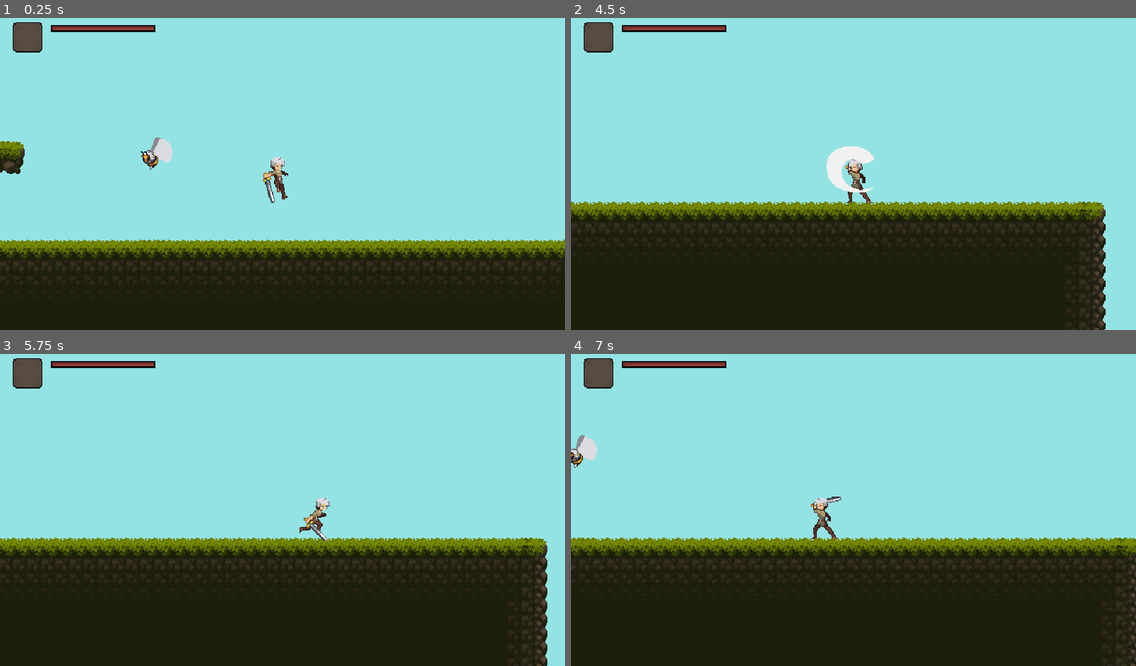
Above: before the commit, frames 1-4 (two rows, left to right).
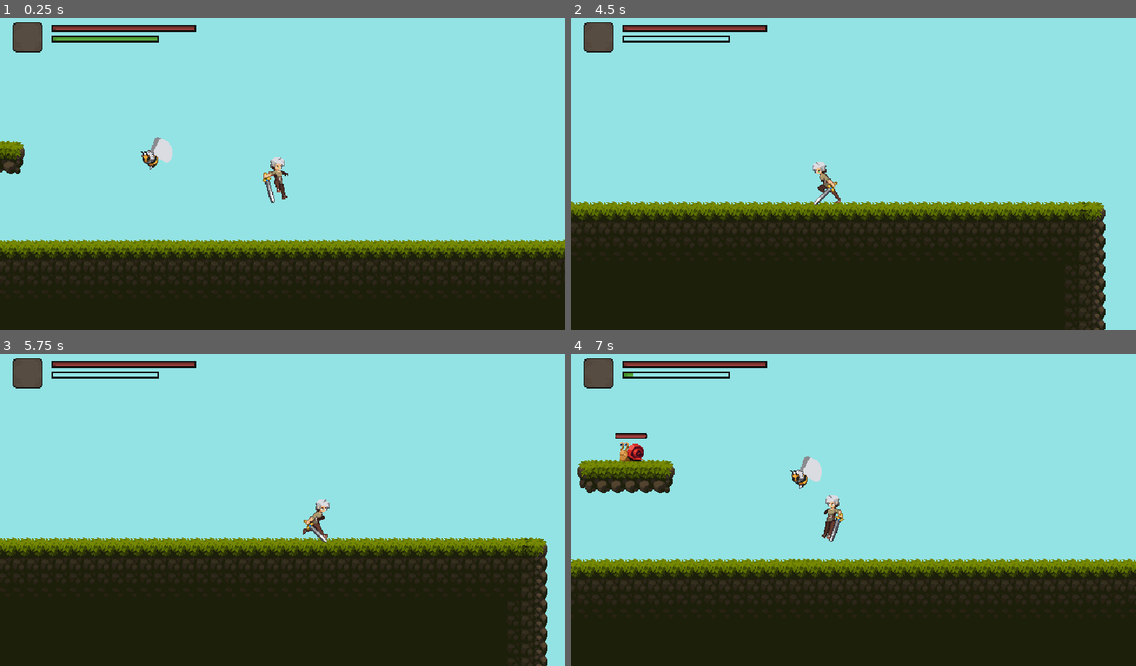
Above: after the commit, the same moments.

Repository: Dewin154/Project_Lynx
Game: Godot game, scene res://levels/test_level.tscn
Same seed, same stepped clock (60 frames per second), same inputs: the game is played once before the commit and once after it.
Inputs:
- Up to frame 1 (0.25 s): no input
- Up to frame 2 (4.5 s): hold D (move_right) 0.53-2.03 s; tap Keypad 1 (attack) every 0.75 s from 0.6 to 4.35 s; tap W (jump) at 0.77, 1.52, 3.02, 3.77 s; hold A (move_left) 2.03-2.78 s; hold D (move_right) 2.78-4.28 s; hold A (move_left) from 4.28 s (still down)
- Up to frame 3 (5.75 s): tap W (jump) at 4.52 s; release A (move_left) at 5.03 s; hold D (move_right) from 5.03 s (still down); tap Keypad 1 (attack) at 5.1 s
- Up to frame 4 (7 s): release D (move_right) at 5.78 s; hold A (move_left) from 5.78 s (still down); tap Keypad 1 (attack) at 5.85, 6.6 s; tap W (jump) at 6.02, 6.77 s

The runs differ from the first frame. In frame 1, 0.6% of the frame differs, in the area x 9-35%, y 2-8%; in frame 2, 1.5%; in frame 3, 0.7%; in frame 4, 14%, in the area x 0-100%, y 2-100%.

Commit message:
Player Staminabar implemented

Diff:
--- a/enemies/bee/bee.gd
+++ b/enemies/bee/bee.gd
@@ -4,7 +4,7 @@
 enum State {Fly, Attack, Hit}
 
 var health = 40
-
+var temp = 0
 
 
 # Called when the node enters the scene tree for the first time.
--- a/levels/test_level.tscn
+++ b/levels/test_level.tscn
@@ -8,6 +8,7 @@
 [ext_resource type="Texture2D" uid="uid://i0go1lnnqldj" path="res://graphics/HUD/player_health_border.png" id="6_hg4k8"]
 [ext_resource type="Texture2D" uid="uid://dwl5fqv5ahw2i" path="res://graphics/HUD/health_enemy.png" id="7_l2hid"]
 [ext_resource type="PackedScene" uid="uid://c4ig87q4vy1ni" path="res://enemies/bee/bee.tscn" id="8_lit4m"]
+[ext_resource type="Texture2D" uid="uid://cmoicu3812l14" path="res://graphics/HUD/stamina_bar.png" id="8_nkpr3"]
 
 [sub_resource type="TileSetAtlasSource" id="TileSetAtlasSource_4fpe4"]
 texture = ExtResource("1_o3lbo")
@@ -558,7 +559,7 @@
 motion_mirroring = Vector2(6480, 0)
 
 [node name="Sprite2D" type="Sprite2D" parent="ParallaxBackground/ParallaxLayer"]
-position = Vector2(-2416, -3271)
+position = Vector2(-2416, -3266)
 scale = Vector2(13.4979, 13.9228)
 texture = ExtResource("4_3ii68")
 centered = false
@@ -571,19 +572,37 @@
 texture = ExtResource("5_vt3ck")
 
 [node name="PlayerHealthBorder" type="Sprite2D" parent="CanvasLayerPlayerHUD"]
-position = Vector2(116.5, 18)
-scale = Vector2(2.05172, 2)
+position = Vector2(140, 18)
+scale = Vector2(2.82759, 2)
 texture = ExtResource("6_hg4k8")
 
 [node name="Healthbar" type="TextureProgressBar" parent="CanvasLayerPlayerHUD"]
-offset_left = 59.0
+anchors_preset = -1
+anchor_right = 0.0703125
+offset_left = 59.9999
 offset_top = 16.0
-offset_right = 174.0
+offset_right = 175.0
 offset_bottom = 20.0
+max_value = 1000.0
 value = 100.0
 nine_patch_stretch = true
 texture_progress = ExtResource("7_l2hid")
 metadata/_edit_use_anchors_ = true
 
+[node name="StaminaBorder" type="Sprite2D" parent="CanvasLayerPlayerHUD"]
+position = Vector2(119, 30)
+scale = Vector2(2.10345, 2)
+texture = ExtResource("6_hg4k8")
+
+[node name="Staminabar" type="TextureProgressBar" parent="CanvasLayerPlayerHUD"]
+offset_left = 60.0
+offset_top = 28.0
+offset_right = 178.0
+offset_bottom = 32.0
+max_value = 1000.0
+value = 100.0
+nine_patch_stretch = true
+texture_progress = ExtResource("8_nkpr3")
+
 [node name="Bee" parent="." instance=ExtResource("8_lit4m")]
 position = Vector2(173, 165)
--- a/player/player.gd
+++ b/player/player.gd
@@ -4,7 +4,9 @@
 const GRAVITY = 1000
 const SPEED = 300
 const JUMP = -500
-const BASE_HEALTH = 100
+const BASE_HEALTH = 500
+const BASE_STAMINA = 250
+const STAMINA_REGEN_AMOUNT = 1
 
 @onready var animated_sprite_2d: AnimatedSprite2D = $AnimatedSprite2D
 @onready var attack_timer: Timer = $AttackTimer
@@ -12,13 +14,17 @@
 @onready var jump_buffer_timer: Timer = $JumpBufferTimer
 @onready var sword_hitbox_collison_shape: CollisionShape2D = $SwordHitbox/CollisionShape2D
 @onready var healthbar: TextureProgressBar = $"../CanvasLayerPlayerHUD/Healthbar"
+@onready var staminabar: TextureProgressBar = $"../CanvasLayerPlayerHUD/Staminabar"
+@onready var stamina_refill_timer: Timer = $StaminaRefillTimer
 
 enum State {Idle, Run, Jump, Fall, Attack, Dead}
 
 var health = BASE_HEALTH
+var stamina = BASE_STAMINA
 var current_state
 var last_state
 var direction #-1,0,1
+var light_attack = 50
 var jump_animation_already_playing = false
 var fall_animation_already_playing = false
 var is_attacking = false
@@ -27,9 +33,19 @@
 var can_deal_damage = true
 var coyote_available = false
 var jump_buffer_available = false
+var stamina_available = true
+var start_stamina_refill = false
 
 func _ready() -> void:
 	current_state = State.Idle
+	healthbar.value = health
+	healthbar.max_value = health
+	staminabar.value = stamina
+	staminabar.max_value = stamina
+
+func _process(delta: float) -> void:
+	if start_stamina_refill:
+		refill_stamina()
 
 func _physics_process(delta: float) -> void:
 	player_falling(delta)
@@ -39,7 +55,6 @@
 	player_attack()
 	move_and_slide()
 	player_animations()
-
 	#print("State1: ", State.keys()[current_state])
 
 # Signal to stop attacking animation after timeout
@@ -58,6 +73,9 @@
 # Signal to disable the availability of jump buffer after timeout
 func _on_jump_buffer_timer_timeout() -> void:
 	jump_buffer_available = false
+
+func _on_stamina_refill_timer_timeout() -> void:
+	start_stamina_refill = true
 
 # Handles falling and jump buffer with applying gravity to the player
 func player_falling(delta):
@@ -132,17 +150,20 @@
 
 # Handles attacks of the player with animation
 func player_attack():
-	if Input.is_action_just_pressed("attack") and (current_state == State.Idle or current_state == State.Run or current_state == State.Attack):
+	if Input.is_action_just_pressed("attack") and (current_state == State.Idle or current_state == State.Run or current_state == State.Attack) and stamina_available:
 		can_deal_damage = true
+		start_stamina_refill = false
+		use_stamina(light_attack)
+		stamina_refill_timer.start()
 		if is_attacking and attack_combo_available:
 			animated_sprite_2d.play("attack2")
 			attack_combo_available = false
 		elif is_on_floor():
+			animated_sprite_2d.play("attack1")
+			attack_timer.start()
 			current_state = State.Attack
 			is_attacking = true
-			animated_sprite_2d.play("attack1")
 			attack_combo_available = true
-			attack_timer.start()
 
 #Handles player taking damage from enemies
 func player_take_damage(damage: float) -> void:
@@ -156,3 +177,18 @@
 		is_dying = true
 		current_state = State.Dead
 		animated_sprite_2d.play("dead")
+
+# Handles depleting stamina when player attacks
+func use_stamina(amount: float) -> void:
+	staminabar.value -= amount
+
+	if staminabar.value <= 0:
+		stamina_available = false
+
+# Refills stamina gradually
+func refill_stamina() -> void:
+	if staminabar.value != staminabar.max_value:
+		staminabar.value += STAMINA_REGEN_AMOUNT
+		stamina_available = true
+	else:
+		start_stamina_refill = false
--- a/player/player.tscn
+++ b/player/player.tscn
@@ -373,8 +373,13 @@
 [node name="JumpBufferTimer" type="Timer" parent="."]
 wait_time = 0.2
 
+[node name="StaminaRefillTimer" type="Timer" parent="."]
+wait_time = 3.0
+one_shot = true
+
 [connection signal="animation_finished" from="AnimatedSprite2D" to="." method="_on_animated_sprite_2d_animation_finished"]
 [connection signal="timeout" from="AttackTimer" to="." method="_on_attack_timer_timeout"]
 [connection signal="body_entered" from="SwordHitbox" to="SwordHitbox" method="_on_body_entered"]
 [connection signal="timeout" from="CoyoteTimer" to="." method="_on_coyote_timer_timeout"]
 [connection signal="timeout" from="JumpBufferTimer" to="." method="_on_jump_buffer_timer_timeout"]
+[connection signal="timeout" from="StaminaRefillTimer" to="." method="_on_stamina_refill_timer_timeout"]
Binary file added: graphics/HUD/stamina_bar.png
Not shown, added: graphics/HUD/stamina_bar.png.import
Not shown: 1 places in levels/test_level.tscn that only renumber resources
